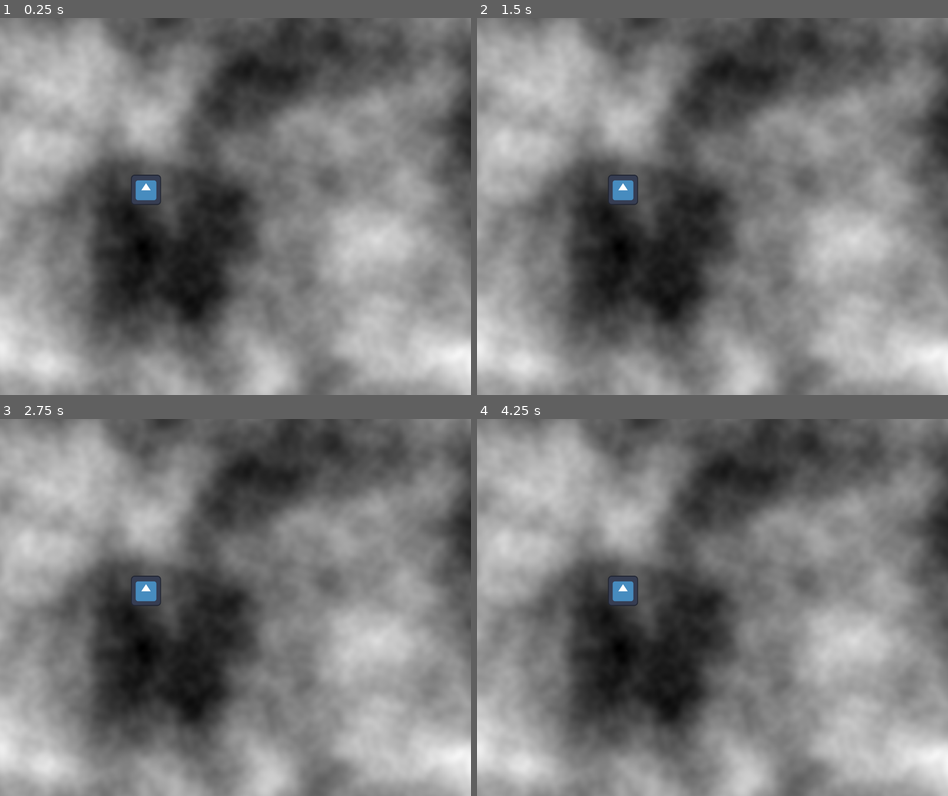
Above: before the commit, frames 1-4 (two rows, left to right).
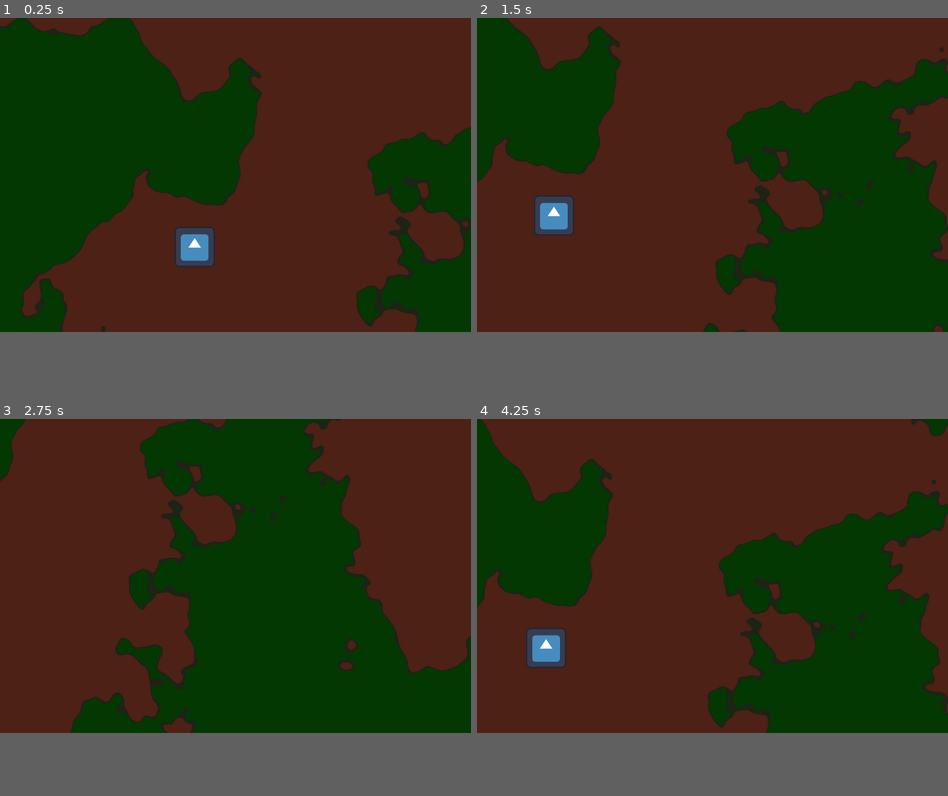
Above: after the commit, the same moments.

Repository: nathanmerrill/majestic
Game: Godot game, scene res://map.tscn
Same seed, same stepped clock (60 frames per second), same inputs: the game is played once before the commit and once after it. The engine's default icon, where the game draws it, is replaced by a stand-in: a white triangle on a blue panel in a dark square.
Inputs (mouse positions are in pixels of both pictures, inside the frame that each line leads up to):
- Up to frame 1 (0.25 s): no input
- Up to frame 2 (1.5 s): tap Enter at 0.5 s; move the mouse to (816, 187) at 0.52 s; hold Right (right) 0.53-1.28 s; click (816, 187) at 0.67 s; move the mouse to (618, 225) at 1.27 s; hold S (down) from 1.28 s (still down); click (618, 225) at 1.42 s
- Up to frame 3 (2.75 s): move the mouse to (282, 524) at 2.02 s; release S (down) at 2.03 s; hold Right (right) from 2.03 s (still down); click (282, 524) at 2.17 s
- Up to frame 4 (4.25 s): move the mouse to (688, 682) at 2.77 s; release Right (right) at 2.78 s; hold Up (up) 2.78-3.53 s; click (688, 682) at 2.92 s; move the mouse to (853, 664) at 3.52 s; hold Left (left) from 3.53 s (still down); click (853, 664) at 3.67 s
In our replay, the window is 800x640 before the commit and 800x533 after it. These sizes can differ from the game's own. Grey fills any space a smaller window leaves; there, only what the larger window draws over its background counts as a difference.

The runs differ from the first frame. In frame 1, 94% of the frame differs, in the area x 0-100%, y 0-100%; in frame 2, 94%; in frame 3, 94%; in frame 4, 94%.

Commit message:
Save state

Diff:
--- a/PrimaryCamera.gd
+++ b/PrimaryCamera.gd
@@ -21,13 +21,9 @@
 func follow(node: Node2D):
 	following = node
 
-var zoom_min = Vector2(1, 1)
-var zoom_max = Vector2(2, 2)
-
-var zoom_speed = Vector2(1.01, 1.01)
-
-var screen_width = 1920
-var screen_height = 1080
+var zoom_min = Vector2(0.25, 0.25)
+var zoom_max = Vector2(4, 4)
+var zoom_speed = Vector2(1.03, 1.03)
 
 func _unhandled_input(event):
 	if event is InputEventMouseButton:
@@ -39,23 +35,29 @@
 				update_zoom(zoom/zoom_speed)
 
 func update_zoom(new_zoom: Vector2):
+	var viewport_rect = get_viewport_rect().size
+	var min_zoom = (viewport_rect/limits).clamp(zoom_min, zoom_max)
+	var min_zoom_factor = maxf(min_zoom.x, min_zoom.y)
+	new_zoom = new_zoom.clamp(Vector2(min_zoom_factor, min_zoom_factor), zoom_max)
+	if new_zoom == zoom:
+		return
 	var mouse_x = get_viewport().get_mouse_position().x
 	var mouse_y = get_viewport().get_mouse_position().y
-	var pixels_difference_x = (screen_width / zoom.x) - (screen_width / new_zoom.y)
-	var pixels_difference_y = (screen_height / zoom.y) - (screen_height / new_zoom.y)
-	var side_ratio_x = (mouse_x - (screen_width / 2.0)) / screen_width
-	var side_ratio_y = (mouse_y - (screen_height / 2.0)) / screen_height
+	var pixels_difference_x = (viewport_rect.x / zoom.x) - (viewport_rect.x / new_zoom.y)
+	var pixels_difference_y = (viewport_rect.y / zoom.y) - (viewport_rect.y / new_zoom.y)
+	var side_ratio_x = (mouse_x - (viewport_rect.x / 2.0)) / viewport_rect.x
+	var side_ratio_y = (mouse_y - (viewport_rect.y / 2.0)) / viewport_rect.y
 	position.x += pixels_difference_x * side_ratio_x
 	position.y += pixels_difference_y * side_ratio_y
 	zoom = new_zoom
 
 func _process(delta):
+	var center = get_screen_center_position()
+	if position != center:
+		position = center
+
 	if following != null:
 		position = following.position
 	else:
 		var velocity = Input.get_vector("left", "right", "up", "down")
-		position += velocity * camera_speed * delta
-
-	var center = get_screen_center_position()
-	if position != center:
-		position = center
+		position += velocity * camera_speed * delta / zoom
--- a/map.gd
+++ b/map.gd
@@ -3,6 +3,9 @@
 var size = Vector2i(4000,4000);
 var texture: Texture2D = null
 var map_texture: Texture2D
+var brown = Color(0.305098, 0.130588, 0.0845098, 1)
+var dark_brown = Color(0.115098, 0.140588, 0.0845098, 1)
+var green = Color(0.0143, 0.222157, 0.0143, 1)
 
 @onready var castle = $Castle;
 @onready var camera = $PrimaryCamera;
@@ -19,8 +22,11 @@
 	map_texture.width = size.x
 	map_texture.height = size.y
 
-	## map_texture.color_ramp = Gradient.new()
-	## map_texture.color_ramp.colors = PackedColorArray([Color.SADDLE_BROWN, Color.DARK_GREEN])
+	map_texture.color_ramp = Gradient.new()
+
+	map_texture.color_ramp.colors = PackedColorArray([brown, dark_brown, green])
+	map_texture.color_ramp.interpolation_mode = Gradient.GRADIENT_INTERPOLATE_CONSTANT
+	map_texture.color_ramp.offsets = [0,0.5,0.51]
 	var noise = FastNoiseLite.new()
 	noise.fractal_type = FastNoiseLite.FRACTAL_FBM
 	noise.frequency = 0.001
--- a/project.godot
+++ b/project.godot
@@ -17,12 +17,12 @@
 
 [display]
 
-window/size/viewport_width=2000
-window/size/viewport_height=2000
+window/size/viewport_width=1500
+window/size/viewport_height=1000
 
 [editor_plugins]
 
-enabled=PackedStringArray("res://addons/phantom_camera/plugin.cfg")
+enabled=PackedStringArray()
 
 [input]
 
